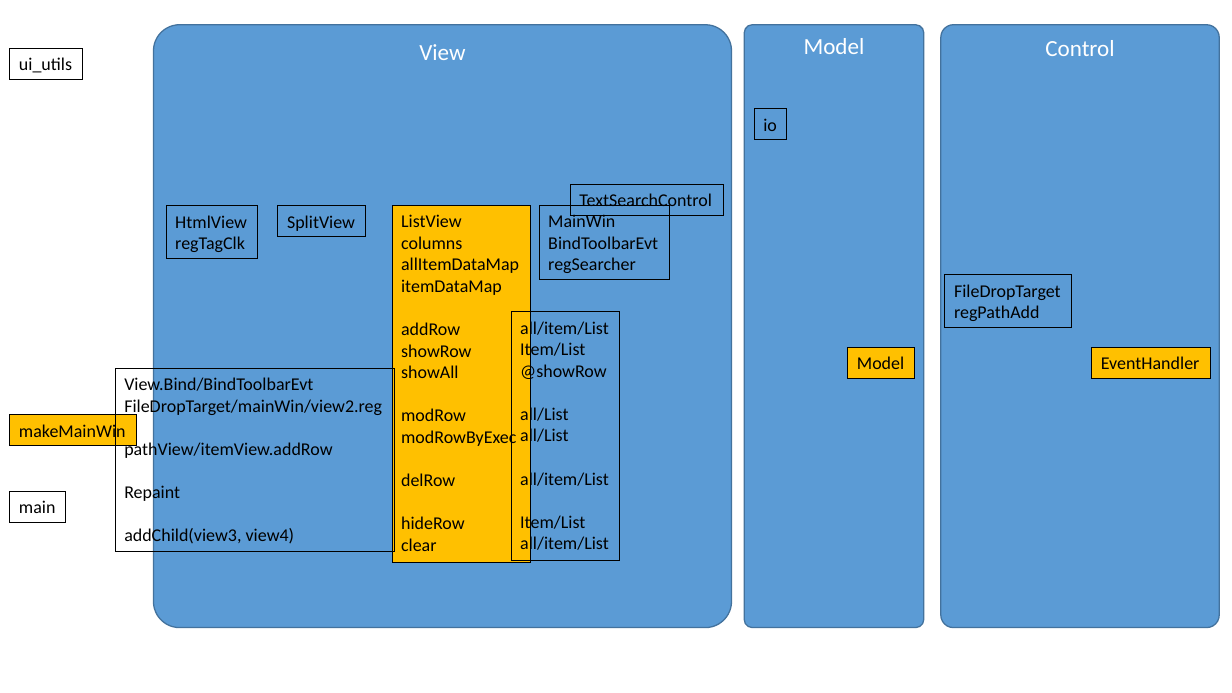
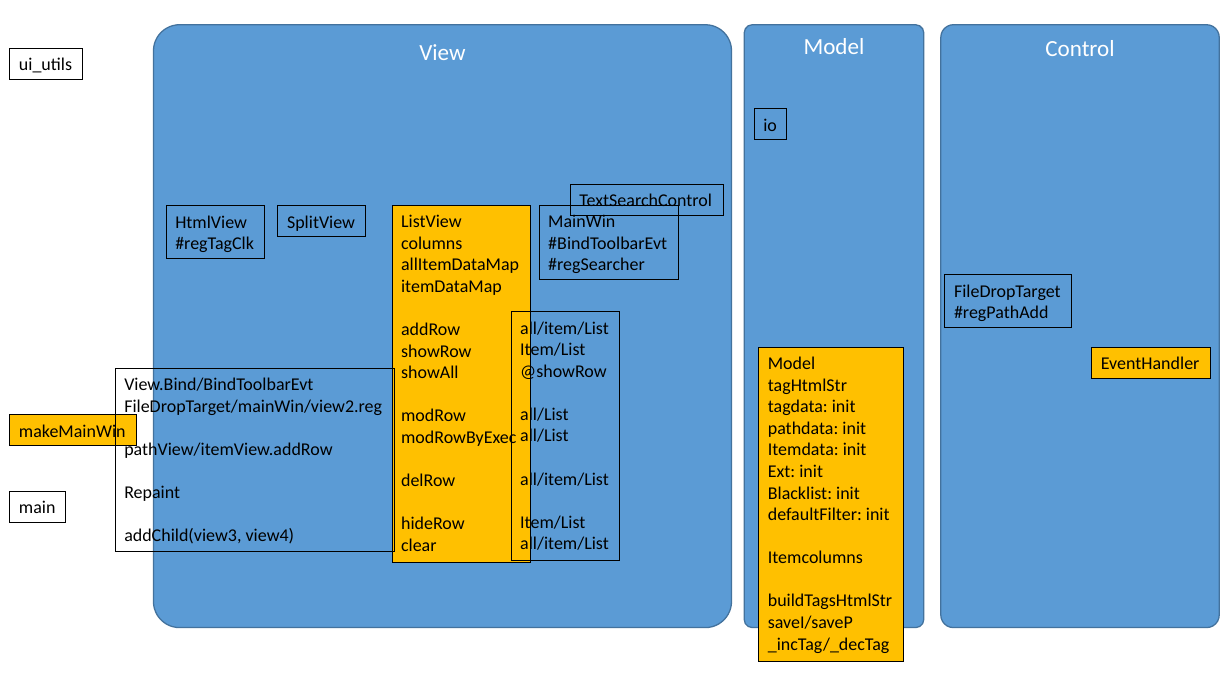
Before and after one commit to ceachen/tagger, a slide deck: slide 3 of LLD.pptx. Drawn at 1232x693 pixels with LibreOffice and Linux fonts; fonts in the diff are those of the drawing. Boxes give left, top, right and bottom in pixels: in the first picture for what was removed or moved away, otherwise in the second. Text is boxed around its words. In the diff, an @@ line names an element or a change of style, - is before the commit and + after.

Commit message:
llt

```diff
--- a/LLD.pptx
+++ b/LLD.pptx
@@ rectangle "HtmlView" resized from (x1=166, y1=205, x2=258, y2=258) to (x1=166, y1=205, x2=265, y2=258) @@
@@ rectangle "MainWin" resized from (x1=540, y1=205, x2=670, y2=280) to (x1=540, y1=205, x2=679, y2=280) @@
@@ text in rectangle at (x1=175, y1=236, x2=254, y2=252): text changed @@
-regTagClk
+#regTagClk
@@ text in rectangle at (x1=548, y1=236, x2=667, y2=273): text changed @@
-BindToolbarEvt
-regSearcher
+#BindToolbarEvt
+#regSearcher
@@ text in rectangle at (x1=954, y1=305, x2=1049, y2=321): text changed @@
-regPathAdd
+#regPathAdd
@@ rectangle "Model" resized from (x1=848, y1=348, x2=915, y2=379) to (x1=759, y1=348, x2=903, y2=662) @@
@@ text in rectangle at (x1=768, y1=378, x2=892, y2=653): paragraphs added @@
+tagHtmlStr
+tagdata: init
+pathdata: init
+Itemdata: init
+Ext: init
+Blacklist: init
+defaultFilter: init
+Itemcolumns
+buildTagsHtmlStr
+saveI/saveP
+_incTag/_decTag
```
